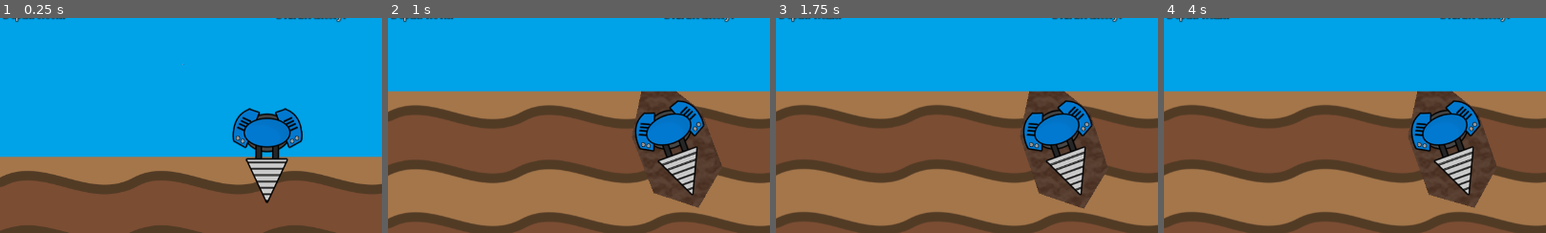
Above: before the commit, frames 1-4 (left to right).
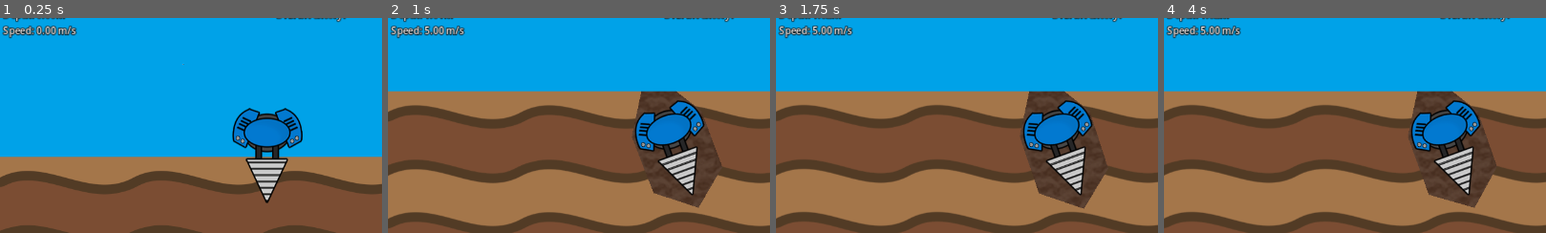
Above: after the commit, the same moments.

Repository: aNotSoCleverName/mechanicore
Game: Godot game, scene res://Main.tscn
Same seed, same stepped clock (60 frames per second), same inputs: the game is played once before the commit and once after it.
Inputs:
- Up to frame 1 (0.25 s): no input
- Up to frame 2 (1 s): tap Enter (ui_accept) at 0.5, 0.77 s; hold Right (ui_right) from 0.53 s (still down); tap R at 0.6 s
- Up to frame 3 (1.75 s): release Right (ui_right) at 1.28 s; hold Down (ui_down) from 1.28 s (still down); tap R at 1.35 s; tap Enter (ui_accept) at 1.52 s
- Up to frame 4 (4 s): release Down (ui_down) at 2.03 s; hold Right (ui_right) 2.03-2.75 s; tap R at 2.1, 3.6 s; click "Decline" at 2.75 s; tap Enter (ui_accept) at 3.5, 3.77 s; hold Up (ui_up) from 3.53 s (still down)
The pictures show only the part of the screen within x 0-50%, y 3-53%; the shares and areas given below are measured in that part.

The runs differ from the first frame. In frame 1, 0.8% of the frame differs, in the area x 0-21%, y 3-10%; in frame 2, 0.8%; in frame 3, 0.8%; in frame 4, 0.8%.

Commit message:
Added speedometer

Diff:
--- a/Endless Run/Drill/Drill.gd
+++ b/Endless Run/Drill/Drill.gd
@@ -1,5 +1,7 @@
 extends CharacterBody2D
 class_name Drill
+
+const PX_PER_METER: float = 100;
 
 const START_SPEED: float = 500;
 const MAX_MIN_SPEED: float = 1200;	# Maximum value of min speed. As drill gets deeper, min speed increases, but it will never be higher than this value.
@@ -61,6 +63,7 @@
 			_speed = newSpeed;
 
 		self._UpdateVelocity();
+		SignalBus_EndlessRun.drill_change_speed.emit(self);
 
 		if (_speed == 0):
 			self._isDocked = true;
@@ -114,7 +117,7 @@
 
 	SignalBus_EndlessRun.drill_change_pos.connect(
 		func (inPos: Vector2):
-			self.depth = (inPos.y - GlobalProperty_EndlessRun.SURFACE_Y) / 100;
+			self.depth = (inPos.y - GlobalProperty_EndlessRun.SURFACE_Y) / Drill.PX_PER_METER;
 	)
 
 	SignalBus_EndlessRun.ore_pick.connect(
--- /dev/null
+++ b/Endless Run/Top Bar/Speedometer.gd
@@ -0,0 +1,9 @@
+extends Label
+
+func _ready():
+	SignalBus_EndlessRun.drill_change_speed.connect(
+		func (inDrill: Drill):
+			self.text = str(
+				 inDrill._speed / Drill.PX_PER_METER
+			).pad_decimals(2);
+	)
--- a/Endless Run/Top Bar/Top Bar.tscn
+++ b/Endless Run/Top Bar/Top Bar.tscn
@@ -1,8 +1,9 @@
-[gd_scene load_steps=5 format=3 uid="uid://dllakqtlni1xh"]
+[gd_scene load_steps=6 format=3 uid="uid://dllakqtlni1xh"]
 
 [ext_resource type="Script" path="res://Endless Run/Top Bar/Depth Meter.gd" id="1_a2sm2"]
 [ext_resource type="LabelSettings" uid="uid://ij0ls7r7u6aq" path="res://Simple Label.tres" id="1_u3b54"]
 [ext_resource type="PackedScene" uid="uid://qe41hew0ptdg" path="res://Endless Run/Top Bar/Ore Inventory.tscn" id="2_i2tk7"]
+[ext_resource type="Script" path="res://Endless Run/Top Bar/Speedometer.gd" id="4_16q42"]
 [ext_resource type="Script" path="res://Endless Run/Top Bar/Armors.gd" id="4_xdlb0"]
 
 [node name="Top Bar" type="MarginContainer"]
@@ -51,6 +52,25 @@
 layout_mode = 2
 oreType = 3
 
+[node name="Speed" type="HBoxContainer" parent="VBoxContainer"]
+layout_mode = 2
+
+[node name="Label" type="Label" parent="VBoxContainer/Speed"]
+layout_mode = 2
+text = "Speed:"
+label_settings = ExtResource("1_u3b54")
+
+[node name="Number" type="Label" parent="VBoxContainer/Speed"]
+layout_mode = 2
+text = "0.00"
+label_settings = ExtResource("1_u3b54")
+script = ExtResource("4_16q42")
+
+[node name="Unit" type="Label" parent="VBoxContainer/Speed"]
+layout_mode = 2
+text = "m/s"
+label_settings = ExtResource("1_u3b54")
+
 [node name="Armors" type="HBoxContainer" parent="VBoxContainer"]
 custom_minimum_size = Vector2(0, 23)
 layout_mode = 2
--- a/Global Script/Signal Bus - Endless Run.gd
+++ b/Global Script/Signal Bus - Endless Run.gd
@@ -10,6 +10,8 @@
 signal drill_change_dir(inDir: EDrillDirection, inDrill: Drill);
 @warning_ignore("unused_signal")
 signal drill_change_pos(inPos: Vector2, inDrill: Drill);
+@warning_ignore("unused_signal")
+signal drill_change_speed(inDrill: Drill);
 @warning_ignore("unused_signal")
 signal drill_change_dock(inIsDocked: bool, inDrill: Drill);
 
